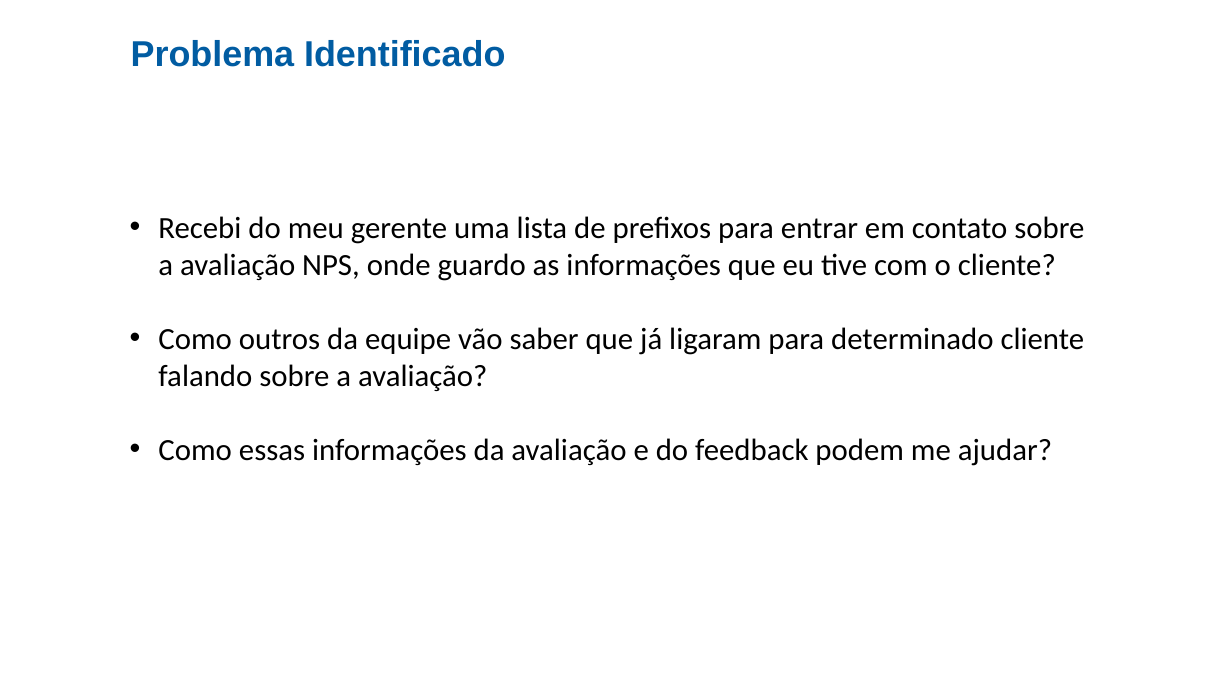
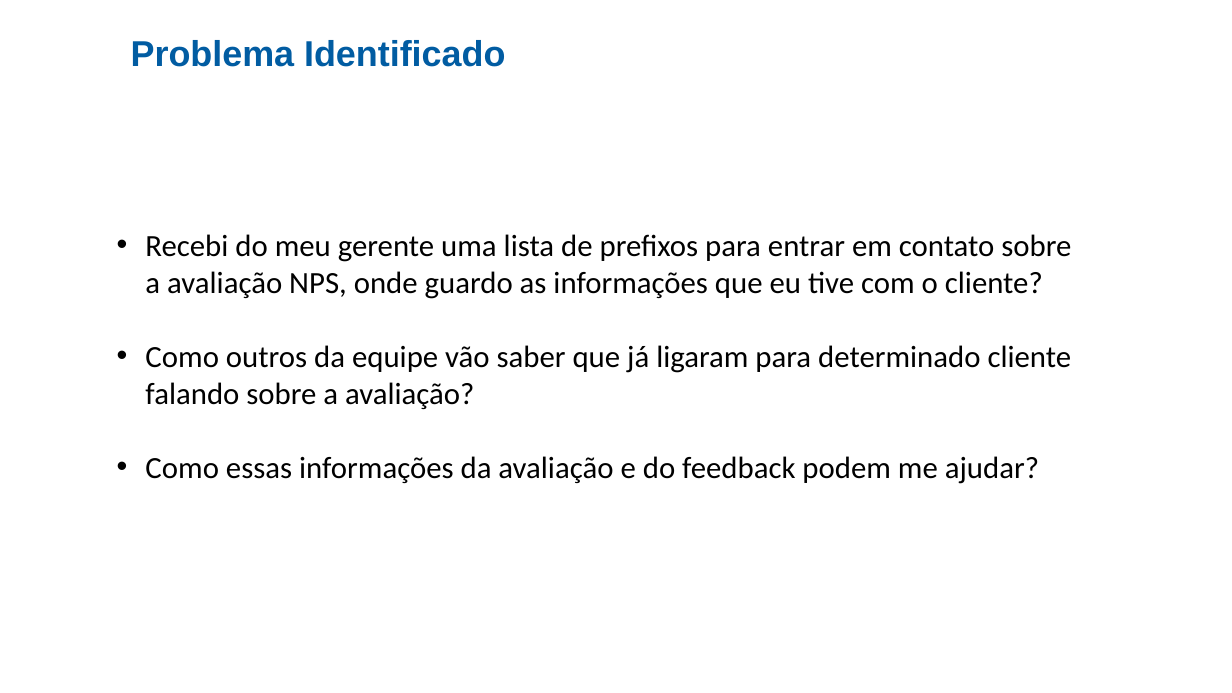
Before and after one commit to cezarnk/projetos, a slide deck: slide 4 of Apresentação Cesup Rede/Projeto 1.pptx. Drawn at 1232x693 pixels with LibreOffice and Linux fonts; fonts in the diff are those of the drawing; background and template pictures are left out. Boxes give left, top, right and bottom in pixels: in the first picture for what was removed or moved away, otherwise in the second. Text is boxed around its words. In the diff, an @@ line names an element or a change of style, - is before the commit and + after.

```diff
--- a/Apresentação Cesup Rede/Projeto 1.pptx
+++ b/Apresentação Cesup Rede/Projeto 1.pptx
@@ text "Recebi do meu gerente uma ...": place and size @@
-text "Recebi do meu gerente uma ..." at [158, 216, 1085, 466]
+text "Recebi do meu gerente uma ..." at [145, 234, 1072, 484]
```
Also in this commit, not shown: 4 other slides changed, 3 other files.
